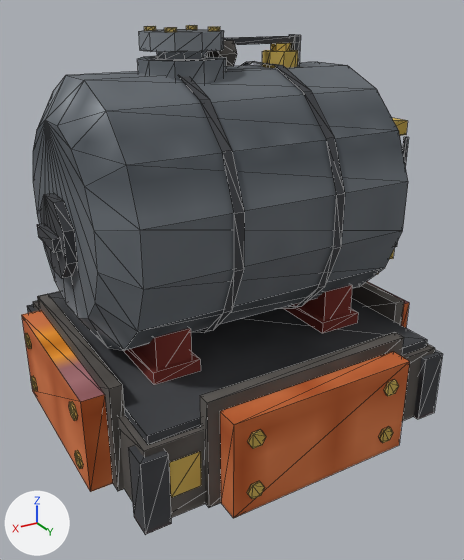
Two versions of the OBJ model src/main/resources/assets/eln/model/boiler/boiler.obj, one commit apart.
The view is the same before and after, from a 50 mm lens placed at (0.821, 1.44, 0.549), pointed at (-0.001, 0.069, -0.137). Lighting does not change. The marker at lower left points along +X, +Y and +Z. The older version comes first. Mesh edges are drawn as thin lines. Where no turn or scale is listed for an object, it has been applied to the vertices.

Names of what the first picture shows: 'main'.
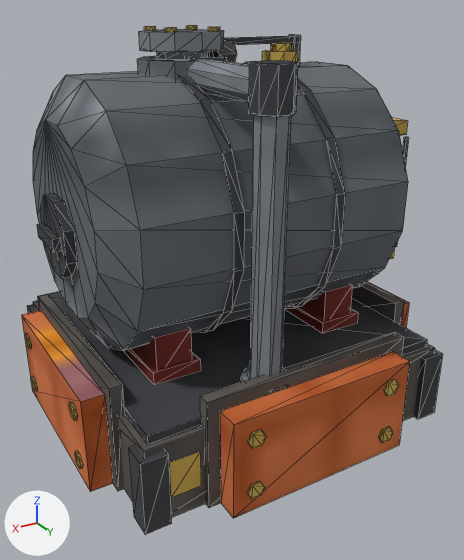
What differs and where, as boxes [x1, y1, x2, y2] in the pictures (464 x 560 px):
part 1 of me_main, added: after [249, 60, 298, 117]
part 2 of me_main, added: after [250, 115, 291, 379]
part 3 of me_main, added: after [241, 367, 283, 382]
part 4 of me_main, added: after [188, 58, 249, 103]

What changed in the scene script:
```text
Change me_main:
    used by ob_main; location = (0.0, 0.0, 0.0)
    remove me_main.from_pydata(...)  # 868 vertices, 1236 faces; spans x -0.5..0.5, y -0.5..0.5, z -0.5..0.5
    add me_main.from_pydata(...)  # 1004 vertices, 1422 faces; spans x -0.5..0.5, y -0.5..0.5, z -0.5..0.5
    me_main part 1: a new loose piece, an 8-sided cylinder along z spanning x 0.05..0.137, y 0.338..0.425, z 0.353..0.447, in mat_atlas (picture img_tex_png)
    me_main part 2: the loose piece of 16 vertices spanning x 0.039..0.149, y -0.055..0.055, z 0.431..0.45 is copied, and the copy is scaled about its middle by (0.632, 0.632, 33.4), then moved by (0.0, 0.381, -0.402); it spans x 0.059..0.128, y 0.347..0.416, z -0.275..0.353
    me_main part 3: a new loose piece, an 8-sided cylinder along z spanning x 0.039..0.149, y 0.326..0.436, z -0.275..-0.244, in mat_atlas (picture img_tex_png)
    me_main part 4: a new loose piece of 16 vertices spanning x 0.059..0.128, y 0.063..0.381, z 0.365..0.435, in mat_atlas (picture img_tex_png)
    other edits to the shape of me_main do not show in these pictures
```
